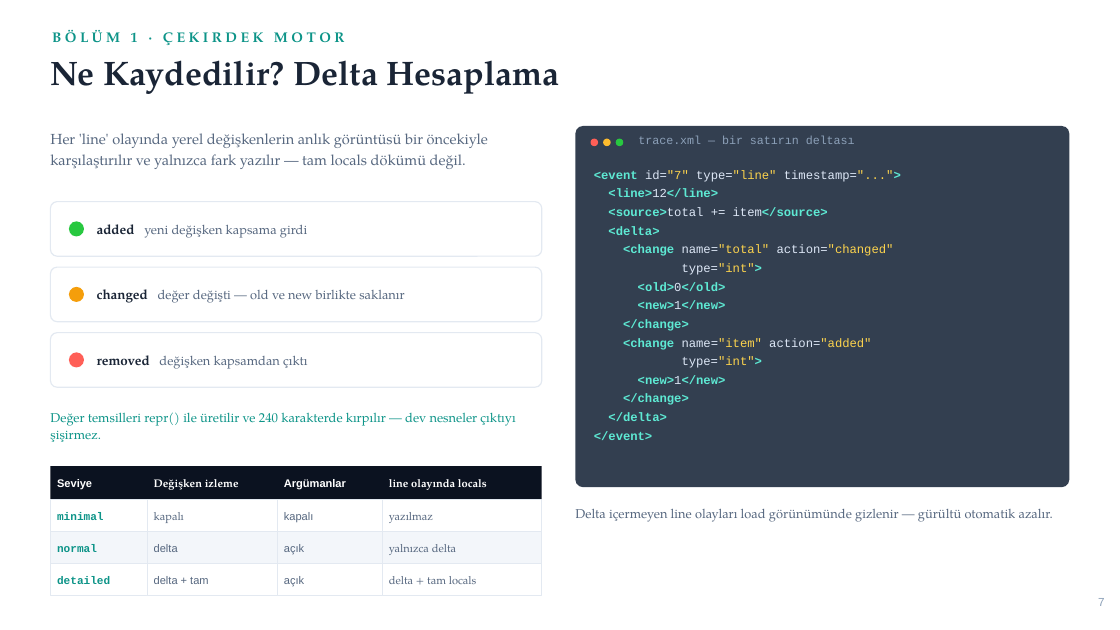
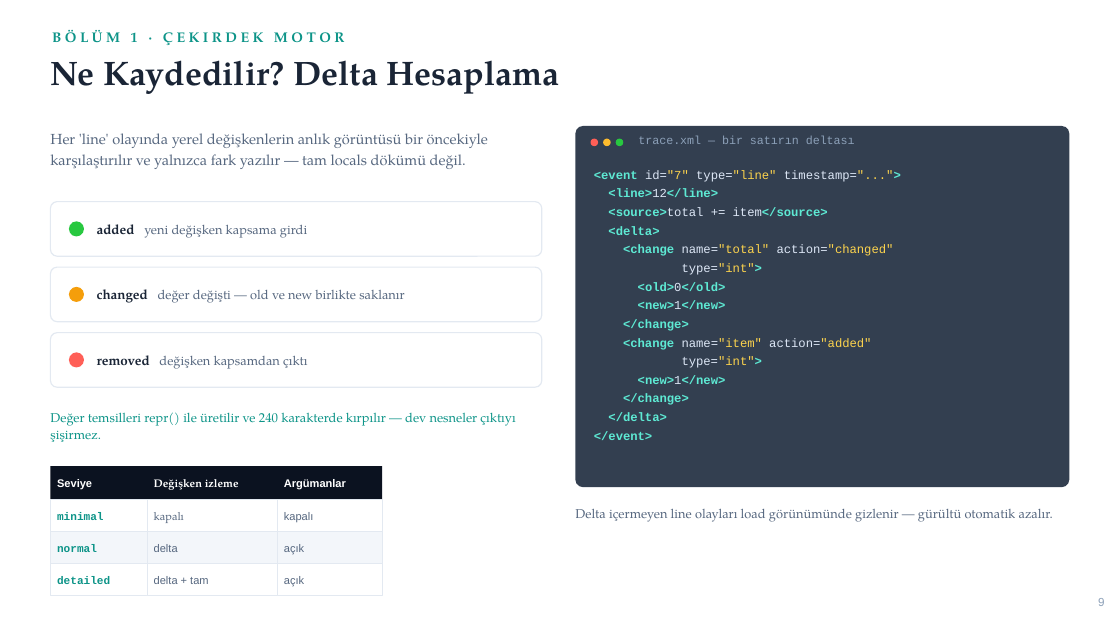
Before and after one commit to BitnetTR/focustracer, a slide deck: slide 10 of docs/FocusTracer_Sunum.pptx (slide 9 before the commit). Drawn at 1120x630 pixels with LibreOffice and Linux fonts; fonts in the diff are those of the drawing. Boxes give left, top, right and bottom in pixels: in the first picture for what was removed or moved away, otherwise in the second. Text is boxed around its words. In the diff, an @@ line names an element or a change of style, - is before the commit and + after.

```diff
--- a/docs/FocusTracer_Sunum.pptx
+++ b/docs/FocusTracer_Sunum.pptx
@@ rectangle removed at [382,466,542,500] @@
@@ text removed at [389,479,487,490] @@
-line olayında locals
@@ rectangle removed at [382,500,542,532] @@
@@ rectangle removed at [382,532,542,564] @@
@@ text removed at [389,512,433,523] @@
-yazılmaz
@@ rectangle removed at [382,564,542,596] @@
@@ text removed at [389,544,456,555] @@
-yalnızca delta
@@ text removed at [389,576,477,584] @@
-delta + tam locals
@@ text at [1098,598,1104,606]: text changed @@
-7
+9
```
Also in this commit, not shown: 21 other slides changed, 1 slide added, 4 slides removed, 1 other file.
